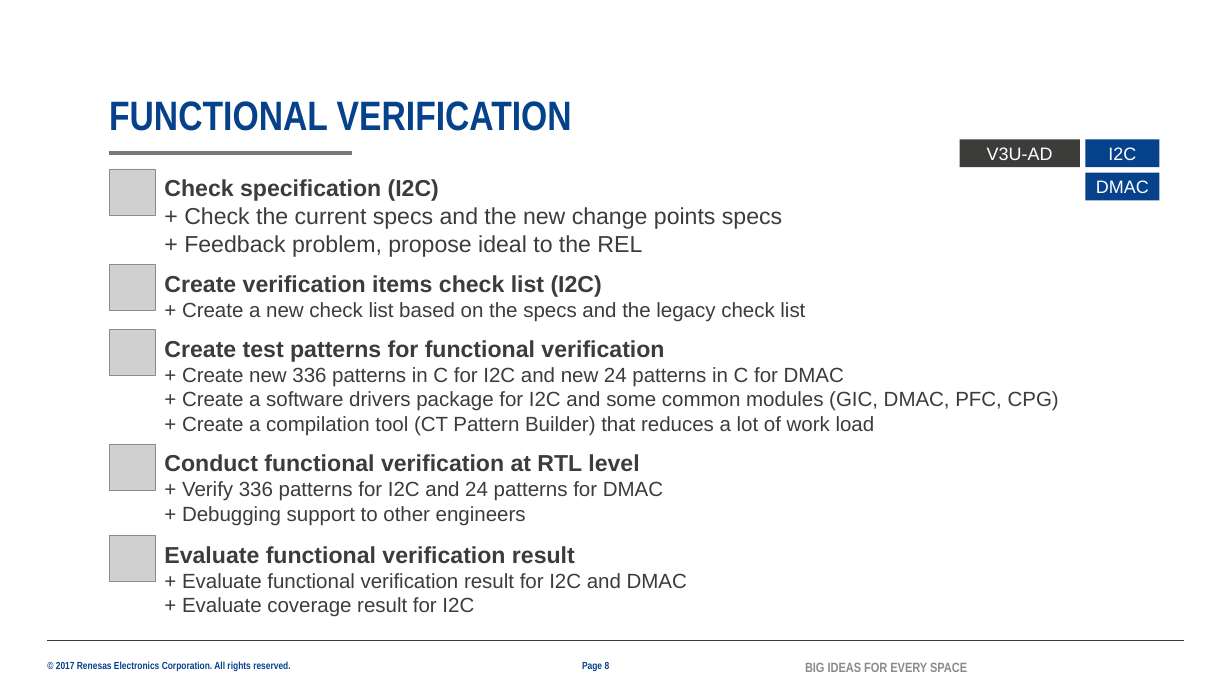
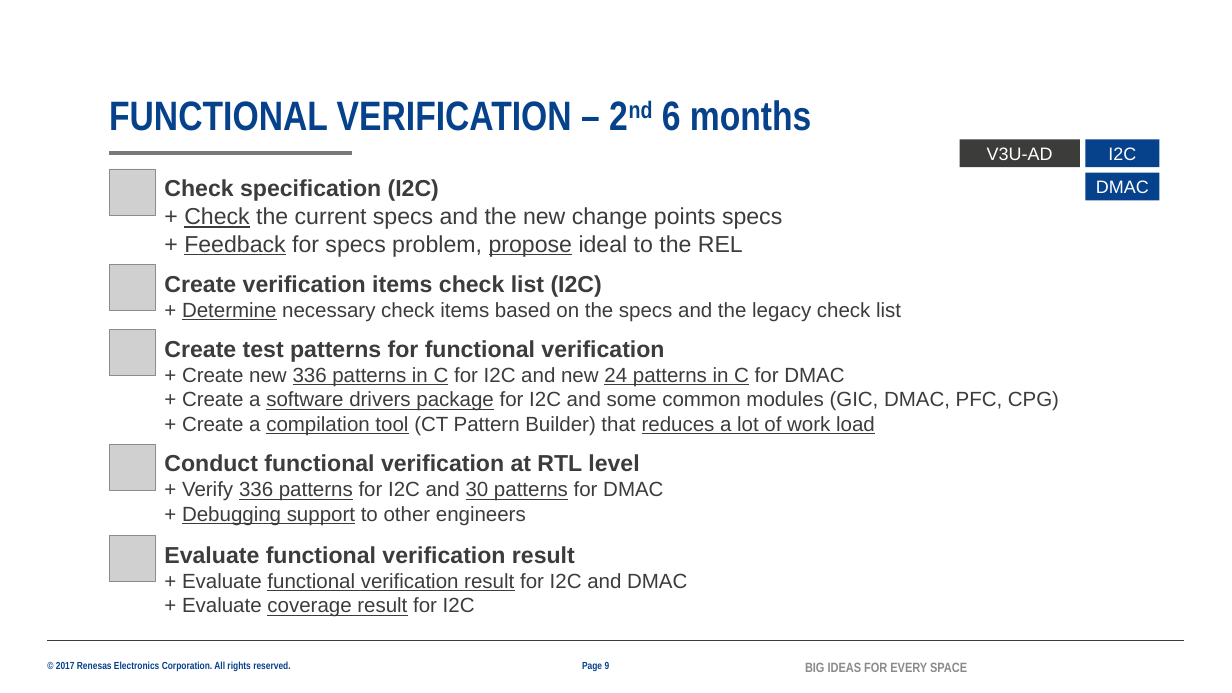
Before and after one commit to lesyhau/bridge, a slide deck: slide 9 of mms.pptx (slide 8 before the commit). Drawn at 1232x693 pixels with LibreOffice and Linux fonts; fonts in the diff are those of the drawing; grey boxes stand for pictures; background and template pictures are left out. Boxes give left, top, right and bottom in pixels: in the first picture for what was removed or moved away, otherwise in the second. Text is boxed around its words. In the diff, an @@ line names an element or a change of style, - is before the commit and + after.

```diff
--- a/mms.pptx
+++ b/mms.pptx
@@ title at [109,100,812,131]: text changed @@
-FUNCTIONAL VERIFICATION
+FUNCTIONAL VERIFICATION – 2nd 6 months
@@ text at [184,207,782,229]: underline on in "Check" @@
@@ text at [184,235,743,257]: text changed @@
-+ Feedback problem, propose ideal to the REL
++ Feedback for specs problem, propose ideal to the REL
@@ text at [182,302,901,322]: text changed @@
-+ Create a new check list based on the specs and the legacy check list
++ Determine necessary check items based on the specs and the legacy check list
@@ text at [182,367,1059,436]: underline on in "336 patterns in C 24 patterns in ...", "software drivers package", "compilation tool reduces a lot of work ..." @@
@@ text at [182,481,663,501]: text changed @@
-+ Verify 336 patterns for I2C and 24 patterns for DMAC
++ Verify 336 patterns for I2C and 30 patterns for DMAC
@@ text at [182,506,526,526]: underline on in "Debugging support" @@
@@ text at [182,573,687,617]: underline on in "functional verification result", "coverage result" @@
@@ page number at [582,662,610,671]: text changed @@
-Page 8
+Page 9
```
Also in this commit, not shown: 4 other slides changed, 1 slide added, 1 other file.
